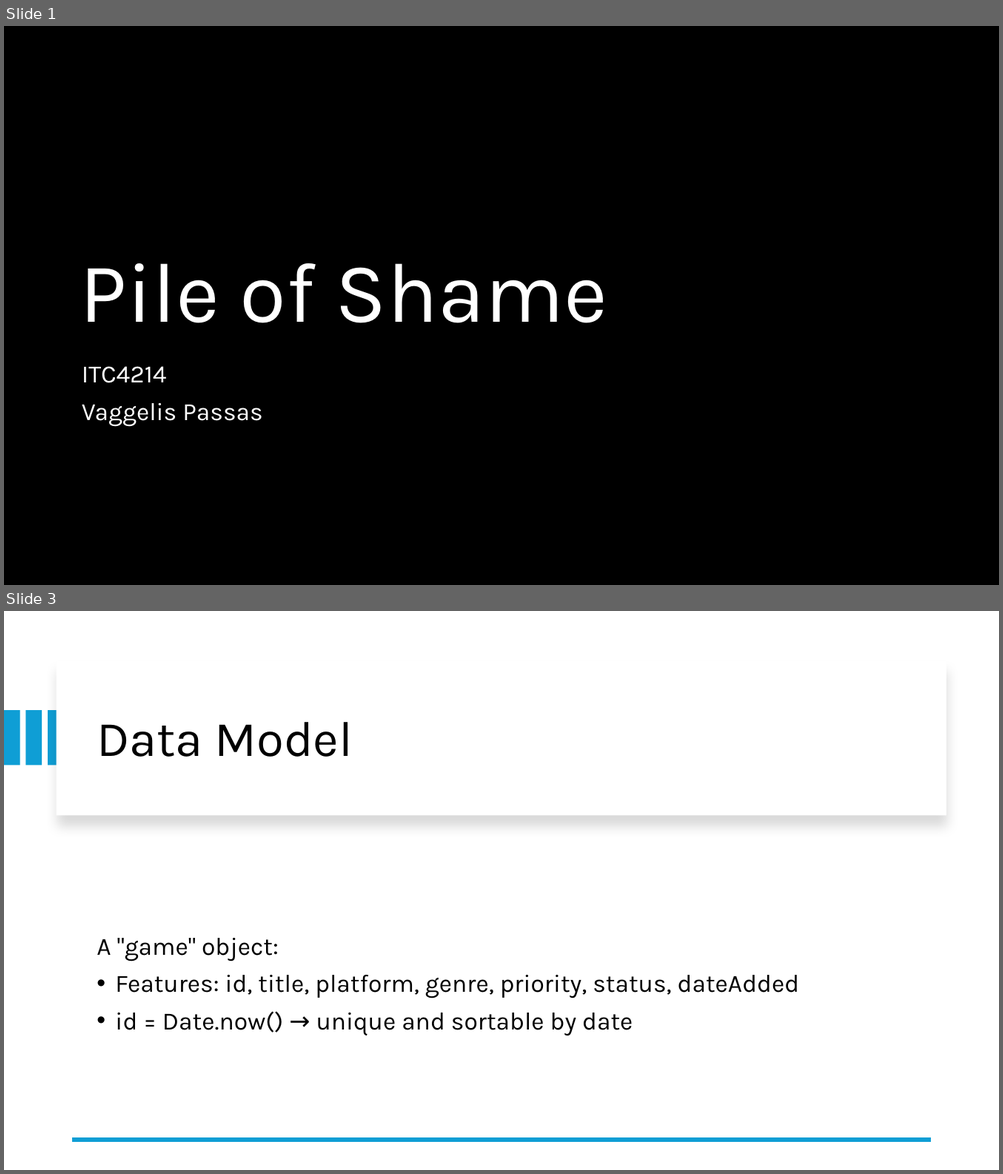
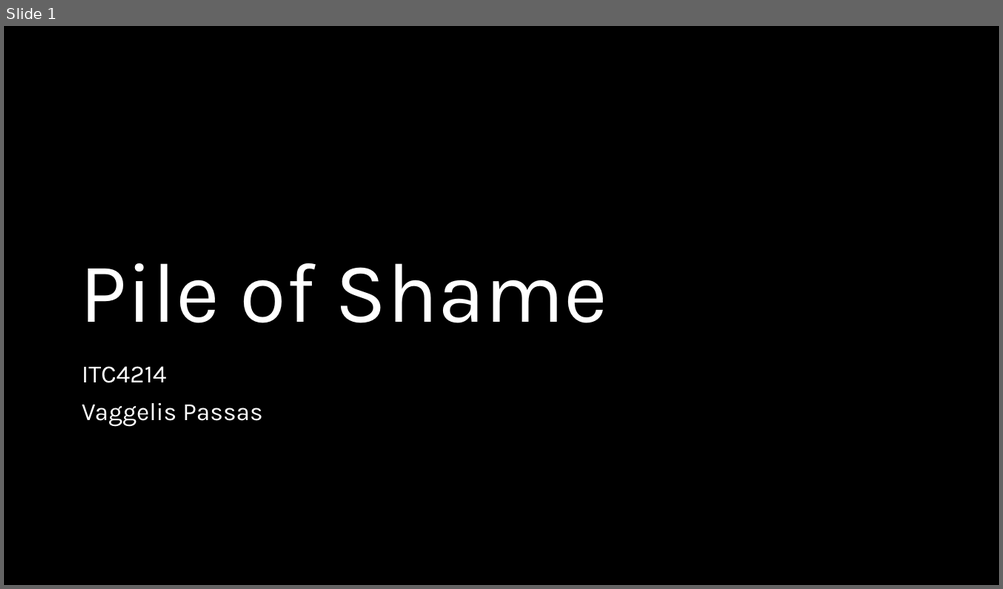
Before and after one commit to VPassas/ITC4214-PileOfShame, a slide deck: PileOfShame-Presentation.pptx. Shown one above the other, each under a label of ours: slides 1 and 3 before the commit, slide 1 after it; the slides between them are not shown. The pictures are 1003x1174 and 1003x589 pixels, drawn with LibreOffice and Linux fonts; fonts in the diff are those of the drawing; background and template pictures are left out; a plain dark background stands for a picture behind light text. Boxes give left, top, right and bottom in pixels: in the first picture for what was removed or moved away, otherwise in the second. Text is boxed around its words. In the diff, an @@ line names an element or a change of style, - is before the commit and + after.

```diff
--- a/PileOfShame-Presentation.pptx
+++ b/PileOfShame-Presentation.pptx
@@ slide 3 removed at <box>4,611,999,1170</box>, background #FFFFFF @@
@@ rectangle removed at <box>57,661,946,815</box> @@
@@ rectangle removed at <box>4,710,20,766</box> @@
@@ rectangle removed at <box>25,710,41,766</box> @@
@@ rectangle removed at <box>48,710,64,766</box> @@
@@ title removed at <box>96,722,353,757</box> @@
-Data Model
@@ text removed at <box>96,938,799,1036</box> @@
-A "game" object:
-• Features: id, title, platform, genre, priority, status, dateAdded
-• id = Date.now() → unique and sortable by date
@@ line removed from (930, 1140) to (73, 1140) @@
```
Also in this commit, not shown: 1 slide changed, 5 slides added, 9 other slides removed, 4 other files.
